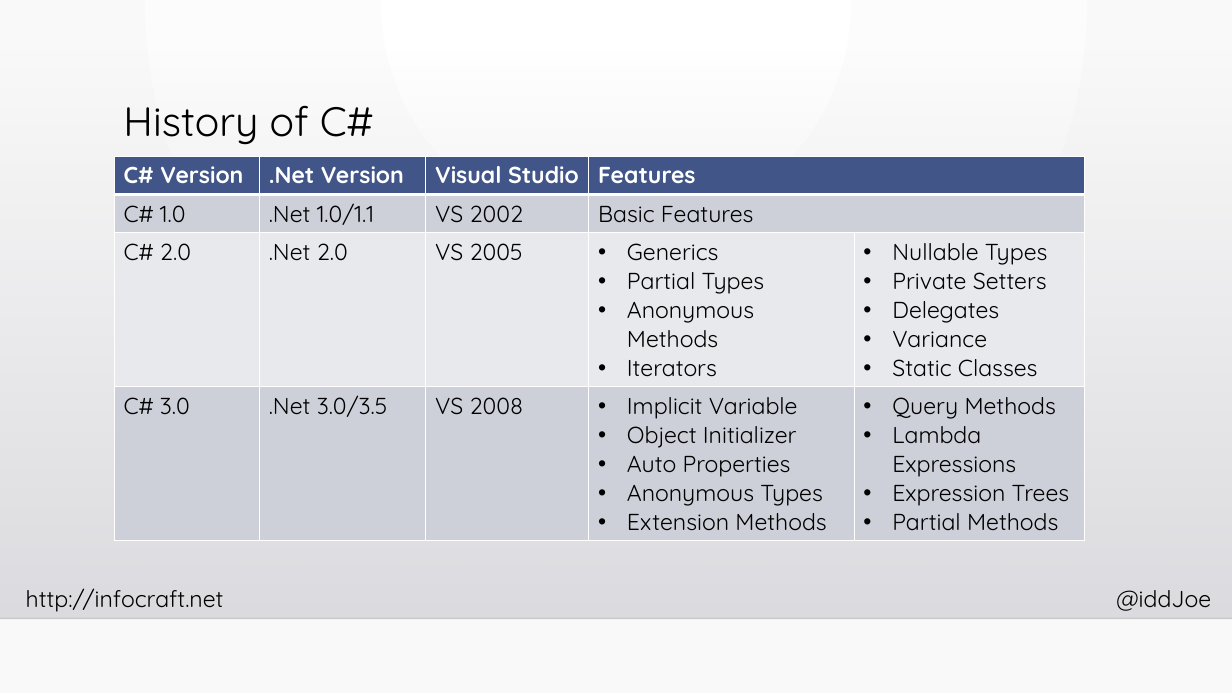
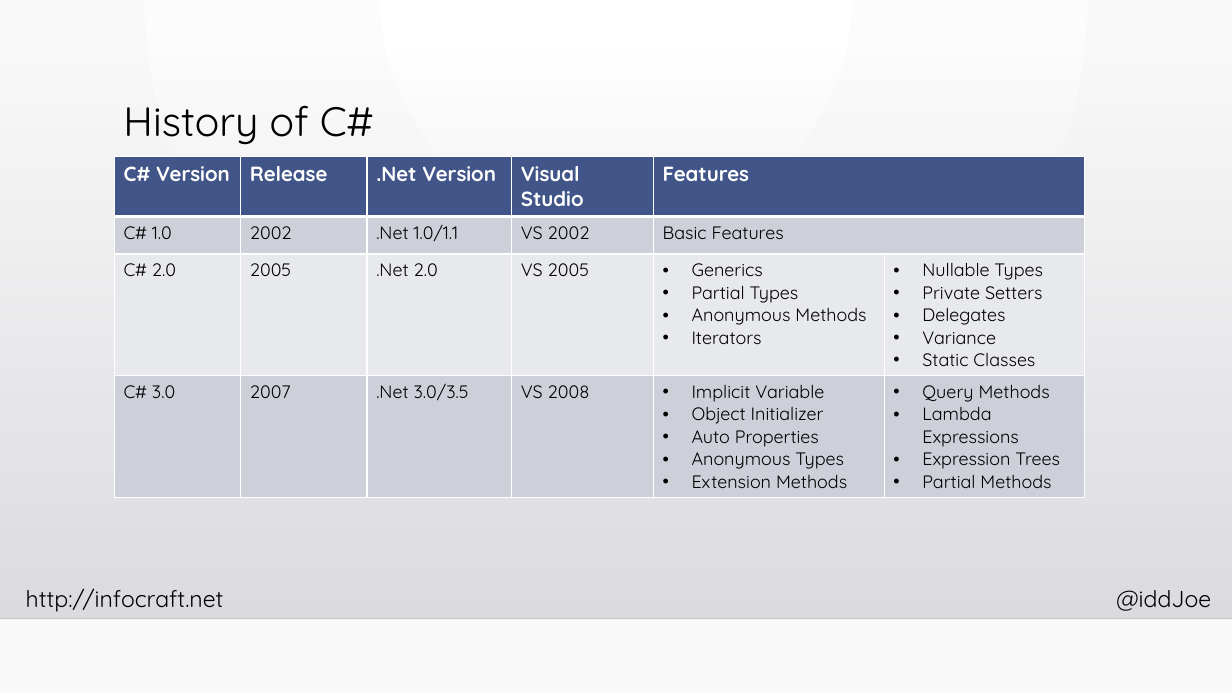
Before and after one commit to InfoCraftDotNet/CSharp-6-New-Language-Features, a slide deck: slide 3 of Slides/CSharp-6-New-Language-Features.pptx. Drawn at 1232x693 pixels with LibreOffice and Linux fonts; fonts in the diff are those of the drawing; background and template pictures are left out. Boxes give left, top, right and bottom in pixels: in the first picture for what was removed or moved away, otherwise in the second. Text is boxed around its words. In the diff, an @@ line names an element or a change of style, - is before the commit and + after.

```diff
--- a/Slides/CSharp-6-New-Language-Features.pptx
+++ b/Slides/CSharp-6-New-Language-Features.pptx
@@ table at bbox=[115, 156, 1086, 492] @@
+column 2: Release | 2002 | 2005 | 2007
```
Also in this commit, not shown: 1 other slide changed, 2 other files.
